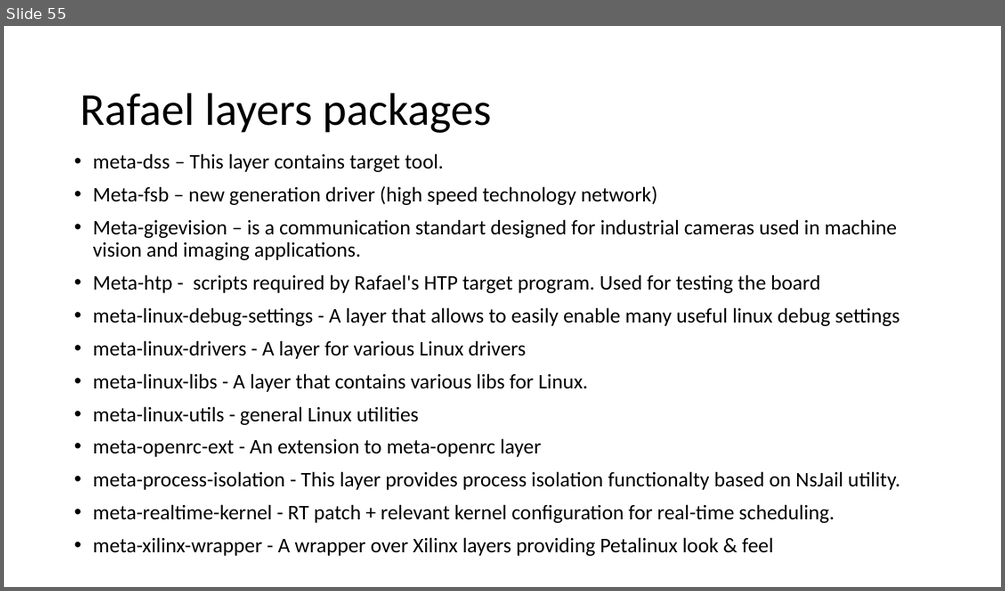
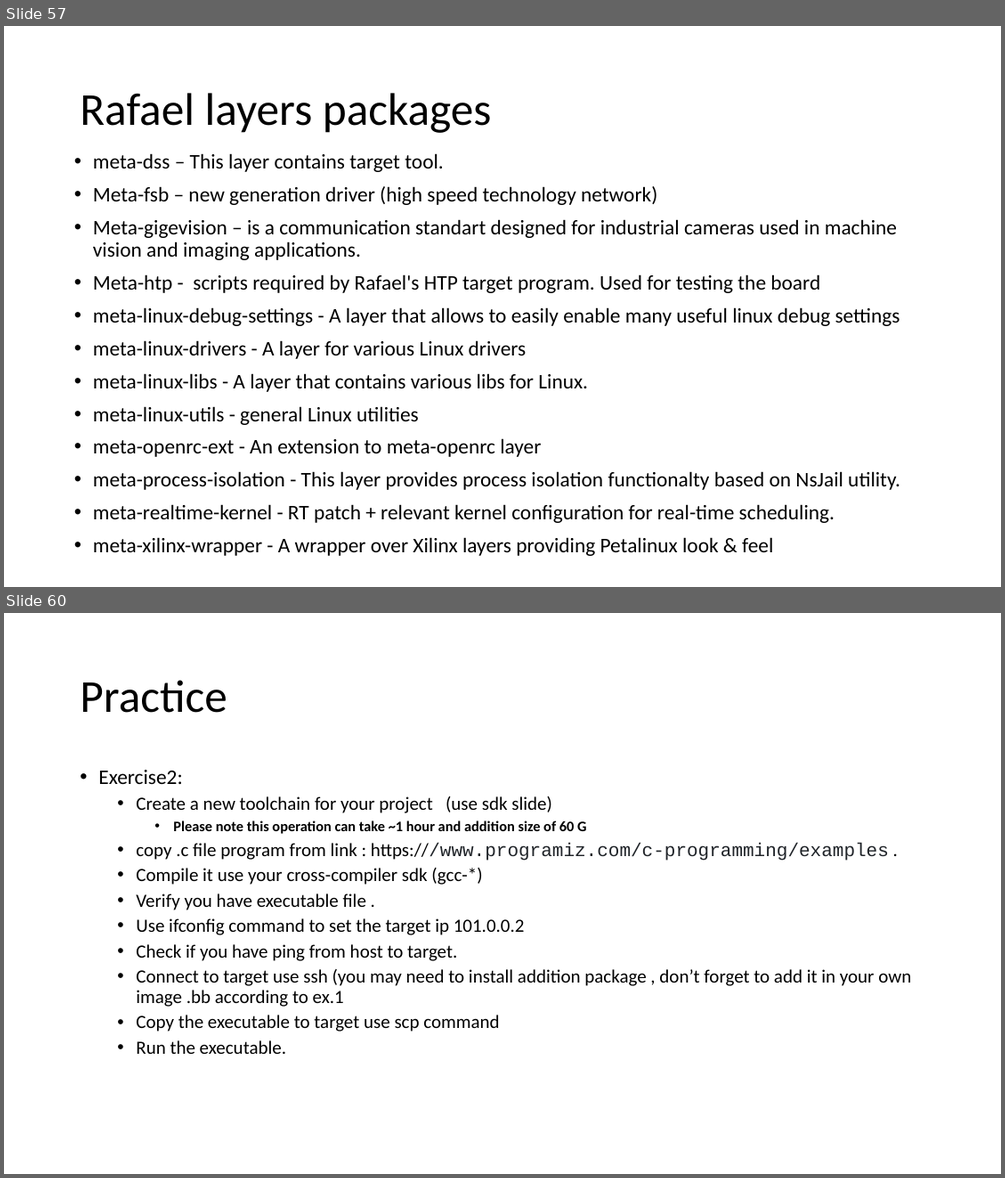
Before and after one commit to yaronda2/YoctoCourse, a slide deck: Yocto Practice_Release.pptx. Shown one above the other, each under a label of ours: slide 55 before the commit, slides 57 and 60 after it; the slides between them are not shown. The pictures are 1005x591 and 1005x1178 pixels, drawn with LibreOffice and Linux fonts; fonts in the diff are those of the drawing. Boxes give left, top, right and bottom in pixels: in the first picture for what was removed or moved away, otherwise in the second. Text is boxed around its words. In the diff, an @@ line names an element or a change of style, - is before the commit and + after.

```diff
--- a/Yocto Practice_Release.pptx
+++ b/Yocto Practice_Release.pptx
@@ slide 60 added at box(4, 613, 1001, 1174), background #FFFFFF @@
@@ title added at box(80, 680, 226, 713), 44 pt, text #000000 @@
+Practice
@@ text added at box(98, 770, 911, 1054), 18 pt, text #000000 @@
+• Exercise2:
+  • Create a new toolchain for your project (use sdk slide)
+    • Please note this operation can take ~1 hour and addition size of 60 G
+  • copy .c file program from link : https:///www.programiz.com/c-programming/examples .
+  • Compile it use your cross-compiler sdk (gcc-*)
+  • Verify you have executable file .
+  • Use ifconfig command to set the target ip 101.0.0.2
+  • Check if you have ping from host to target.
+  • Connect to target use ssh (you may need to install addition package , don’t forget to add it in your own image .bb according to ex.1
+  • Copy the executable to target use scp command
+  • Run the executable.
@@ what was slide 55 is now slide 57 @@
```
Also in this commit, not shown: 3 slides changed, 12 other slides added.
